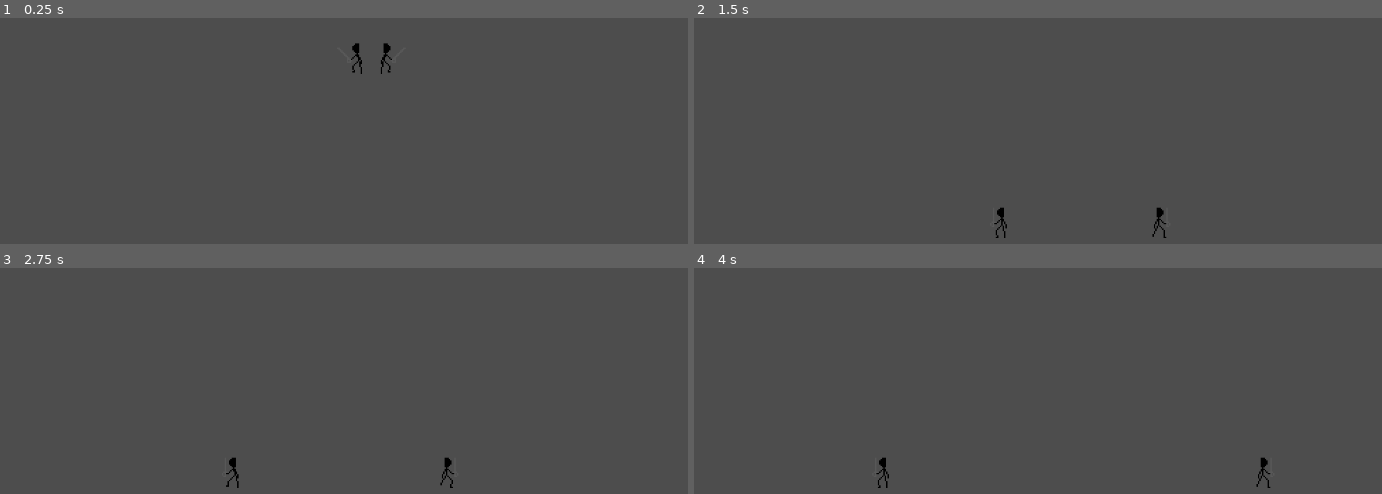
Above: before the commit, frames 1-4 (two rows, left to right).
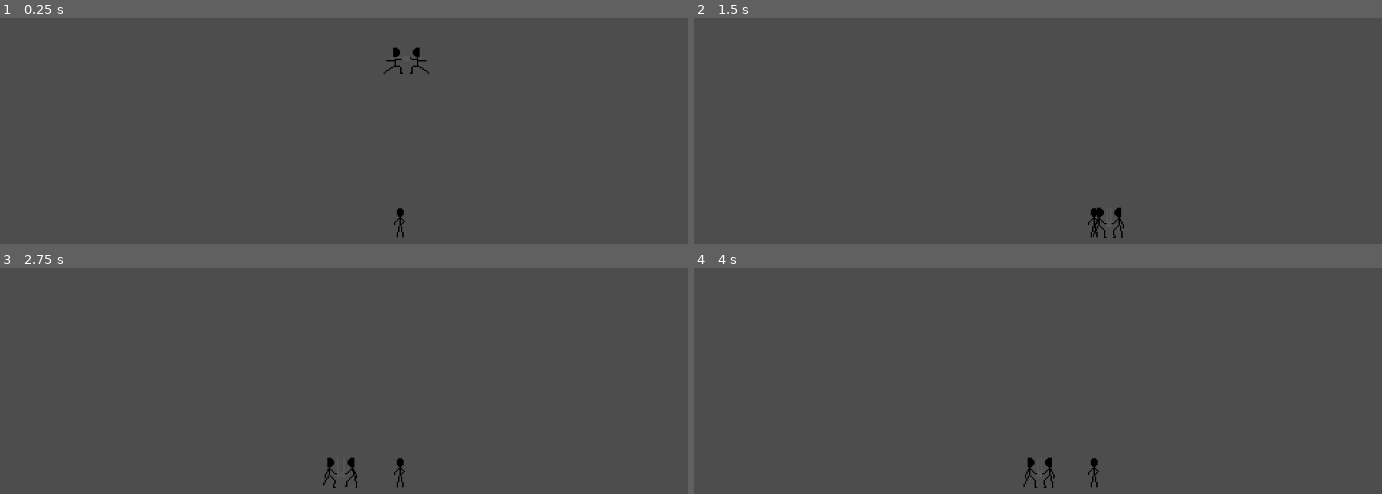
Above: after the commit, the same moments.

Repository: erikdervik/eisen-und-ehre
Game: Godot game, scene res://game.tscn
The game is run twice, just before and just after one commit, with the same random seed, the same clock (stepped at 60 frames per second) and the same inputs. The engine's default icon, where the game draws it, is replaced by a stand-in: a white triangle on a blue panel in a dark square.
Inputs:
- Up to frame 1 (0.25 s): no input
- Up to frame 2 (1.5 s): hold Left (p2_left) 0.53-1.28 s; hold D (p1_right) from 0.53 s (still down); tap Right (p2_right) at 1.35 s
- Up to frame 3 (2.75 s): release D (p1_right) at 2.03 s; hold A (p1_left) from 2.03 s (still down); hold Left (p2_left) from 2.03 s (still down)
- Up to frame 4 (4 s): release A (p1_left) at 2.78 s; release Left (p2_left) at 2.78 s; hold D (p1_right) from 2.78 s (still down); tap Right (p2_right) at 2.85 s; hold Left (p2_left) from 3.53 s (still down)

The runs differ from the first frame. In frame 1, 0.4% of the frame differs, in the area x 51-63%, y 11-98%; in frame 2, 0.4%; in frame 3, 0.4%; in frame 4, 0.4%, in the area x 26-84%, y 84-98%.

Commit message:
WIR HABEN EIN VERDAMMTES GAME

Diff:
--- a/fechter.gd
+++ b/fechter.gd
@@ -1,4 +1,6 @@
 extends CharacterBody2D
+var hit = load("res://hit.tscn")
+
 const SPEED = 9000.0
 const JUMP_VELOCITY = -300.0
 
@@ -13,7 +15,7 @@
 const CAN_BACK_ATTACK = ["BACK"]
 
 var player = "p1"
-var lungeVelocity = 0
+var lungeVelocity = 0.0
 var state = "IDLE"
 var parryTime = 0
 var lungeTime = 0
@@ -21,15 +23,39 @@
 var d = 0
 var groundPoundTime = 0
 var direction = 0
+var hitTime = 0.0
+var parriesTimer = 0.0
+signal action(player, action)
+
+func spawn_hitbox(offset,lifetime):
+	var hitbox = hit.instantiate()
+	add_child(hitbox)
+	hitbox.position.x += offset
+	hitbox.lifetime = lifetime
+	hitbox.player = player
+	hitbox.hit.connect(get_tree().current_scene._on_hit)
+
 func _ready() -> void:
+	self.get_child(0).add_to_group(player)
 	direction = 1 if player == "p1" else -1
-	if player == "p2":
-		scale.x = - scale.x
+	scale.x = scale.x if player == "p1" else -scale.x
+
+func _physics_process(delta: float) -> void:
+	parriesTimer = parriesTimer-delta if parriesTimer > 0.0 else 0.0
+	if parriesTimer > 0 and not self.is_in_group("parries"):
+		print("YÖY")
+		self.get_child(0).add_to_group("parries")
+	else:
+		self.get_child(0).remove_from_group("parries")
 
 
-signal action(player, action)
 
-func _physics_process(delta: float) -> void:
+	hitTime = hitTime-delta if hitTime > 0.0 else 0.0
+	if hitTime < 0.0:
+		spawn_hitbox(0,1)
+		hitTime = 0.0
+
+
 	velocity.x = lungeVelocity if lungeVelocity != 0 else velocity.x
 	lungeVelocity = direction * max(0,lungeVelocity - (delta * 9))
 
@@ -64,6 +90,7 @@
 			attackTime = 1
 			emit_signal("action",player,"attack") # Loose Priority if Attack finished
 		if Input.is_action_just_pressed(player + "_lunge") and state in CAN_LUNGE and lungeTime < -2:
+			hitTime = 0.5
 			state = "LUNGE"
 			velocity = Vector2.ZERO
 			lungeVelocity = 150
--- a/game.gd
+++ b/game.gd
@@ -6,32 +6,70 @@
 var p2
 var prioTimeLooser  = {"p1":0,"p2":0}
 var priority = {"p1":1, "p2":1}
+var freeze_priority = false
+var end_timer = 0.0
+var hasHit = {"p1":false,"p2":false}
+var winner
+
+func _on_hit(p, parries):
+	if parries == false:
+		hasHit[p] = true
+		if end_timer == 0.0:
+			freeze_priority = true
+			end_timer = 1.0
+	else:
+		print("PARRIED") #PLAY SOUND
+	print(p,parries)
+
+func eval_winner():
+	if hasHit["p1"] and not hasHit["p2"]:
+		return "p1"
+	elif hasHit["p2"] and not hasHit["p1"]:
+		return "p2"
+	elif priority["p1"] > priority["p2"]:
+		return "p1"
+	elif priority["p1"] < priority["p2"]:
+		return "p2"
+	else:
+		return "simultan"
+
 func _ready() -> void:
-
 	p1 = player.instantiate()
 	add_child(p1)
 	p1.action.connect(_player_action)
-
 	p2 = player.instantiate()
 	p2.player = "p2"
 	add_child(p2)
 	p2.action.connect(_player_action)
 
+func modifyScoreboard(win):
+	pass
+func reset():
+	pass
 
 func _process(delta: float) -> void:
-	print(priority)
-	if prioTimeLooser["p1"] < 0:
-		priority["p1"] = -1
-		priority["p2"] = 0
-		prioTimeLooser["p1"] = 0
-	elif prioTimeLooser["p1"] > 0:
-		prioTimeLooser["p1"] -= delta
-	if prioTimeLooser["p2"] < 0:
-		priority["p2"] = -1
-		priority["p1"] = 0
-		prioTimeLooser["p2"] = 0
-	elif prioTimeLooser["p2"] > 0:
-		prioTimeLooser["p2"] -= delta
+	end_timer -= delta if end_timer > 0.0 else 0.0
+	#CHANGE TIMESCALE WEN END TIMER > 0 ????
+	if end_timer < 0.0:
+		winner = eval_winner()
+		print(winner)
+		reset()
+		modifyScoreboard(winner)
+		end_timer = 0.0
+
+	if not freeze_priority:
+		if prioTimeLooser["p1"] < 0:
+			priority["p1"] = -1
+			priority["p2"] = 0
+			prioTimeLooser["p1"] = 0
+		elif prioTimeLooser["p1"] > 0:
+			prioTimeLooser["p1"] -= delta
+		if prioTimeLooser["p2"] < 0:
+			priority["p2"] = -1
+			priority["p1"] = 0
+			prioTimeLooser["p2"] = 0
+		elif prioTimeLooser["p2"] > 0:
+			prioTimeLooser["p2"] -= delta
 
 func other(s : String):
 	match s:
@@ -41,12 +79,12 @@
 			return "p1"
 		_: return ""
 
-func _player_action(player, action):
+func _player_action(p, action):
 	if action == "back":
-		priority[player] = -1
-	if action == "forward" and priority[other(player)] <= 0:
-		priority[player] = 1
+		priority[p] = -1
+	if action == "forward" and priority[other(p)] <= 0:
+		priority[p] = 1
 	if action == "lunge":
-		prioTimeLooser[player] = 0.5 if prioTimeLooser[player] != 0 else prioTimeLooser[player]
+		prioTimeLooser[p] = 0.5 if prioTimeLooser[p] != 0 else prioTimeLooser[p]
 	if action == "attack":
-		prioTimeLooser[player] = 0.5 if prioTimeLooser[player] != 0 else prioTimeLooser[player]
+		prioTimeLooser[p] = 0.5 if prioTimeLooser[p] != 0 else prioTimeLooser[p]
--- a/game.tscn
+++ b/game.tscn
@@ -1,6 +1,7 @@
-[gd_scene load_steps=3 format=3 uid="uid://c8b3dckx4gc31"]
+[gd_scene load_steps=4 format=3 uid="uid://c8b3dckx4gc31"]
 
 [ext_resource type="Script" uid="uid://o3ue1pvjb42b" path="res://game.gd" id="1_e2o6t"]
+[ext_resource type="PackedScene" uid="uid://dg0o8earh6br4" path="res://kampfrichter.tscn" id="2_e2o6t"]
 
 [sub_resource type="WorldBoundaryShape2D" id="WorldBoundaryShape2D_e2o6t"]
 distance = -278.0
@@ -14,3 +15,7 @@
 
 [node name="CollisionShape2D" type="CollisionShape2D" parent="StaticBody2D"]
 shape = SubResource("WorldBoundaryShape2D_e2o6t")
+
+[node name="AnimatedSprite2D" parent="." instance=ExtResource("2_e2o6t")]
+position = Vector2(0, 233)
+animation = &"Angriffsrecht(links)"
--- /dev/null
+++ b/hit.gd
@@ -0,0 +1,20 @@
+extends Area2D
+
+signal hit(player, parries)
+var lifetime = 0
+var player = ""
+func _ready() -> void:
+	pass
+
+func _process(delta: float) -> void:
+	lifetime -= delta
+	if lifetime < 0:
+		self.queue_free()
+
+func _on_area_entered(area: Area2D) -> void:
+	if area.is_in_group("p1"):
+		if player != "p1":
+			emit_signal("hit","p1", area.is_in_group("parries"))
+	if area.is_in_group("p2"):
+		if player != "p2":
+			emit_signal("hit","p2", area.is_in_group("parries"))
--- /dev/null
+++ b/hit.tscn
@@ -0,0 +1,21 @@
+[gd_scene load_steps=4 format=3 uid="uid://3mi7rplbhil8"]
+
+[ext_resource type="Script" uid="uid://w303kk2vngom" path="res://hit.gd" id="1_5apb5"]
+[ext_resource type="Texture2D" uid="uid://cketlll47mru4" path="res://icon.svg" id="2_bj4sj"]
+
+[sub_resource type="RectangleShape2D" id="RectangleShape2D_bj4sj"]
+size = Vector2(46, 20)
+
+[node name="Area2D" type="Area2D"]
+script = ExtResource("1_5apb5")
+
+[node name="CollisionShape2D" type="CollisionShape2D" parent="."]
+position = Vector2(10, 0)
+shape = SubResource("RectangleShape2D_bj4sj")
+
+[node name="Sprite2D" type="Sprite2D" parent="."]
+position = Vector2(10.000001, 0)
+scale = Vector2(0.35937497, 0.15625)
+texture = ExtResource("2_bj4sj")
+
+[connection signal="area_entered" from="." to="." method="_on_area_entered"]
--- a/player.tscn
+++ b/player.tscn
@@ -8,7 +8,7 @@
 height = 46.0
 
 [sub_resource type="RectangleShape2D" id="RectangleShape2D_onrkg"]
-size = Vector2(43, 46)
+size = Vector2(20.5, 46)
 
 [sub_resource type="AtlasTexture" id="AtlasTexture_i3pqv"]
 atlas = ExtResource("2_onrkg")
@@ -285,15 +285,17 @@
 [node name="Area2D" type="Area2D" parent="."]
 
 [node name="CollisionShape2D" type="CollisionShape2D" parent="Area2D"]
-position = Vector2(0, -11)
+position = Vector2(-13, -11)
 shape = SubResource("CapsuleShape2D_hqtel")
 
 [node name="CollisionShape2D" type="CollisionShape2D" parent="."]
-position = Vector2(1.5, -11)
+position = Vector2(-12.75, -11)
 shape = SubResource("RectangleShape2D_onrkg")
 
 [node name="AnimatedSprite2D" type="AnimatedSprite2D" parent="."]
-position = Vector2(2, -10)
+position = Vector2(6, -10)
 scale = Vector2(2, 2)
 sprite_frames = SubResource("SpriteFrames_q13i1")
 animation = &"lunge"
+frame = 2
+frame_progress = 0.45535037
Not shown, added: hit.gd.uid
